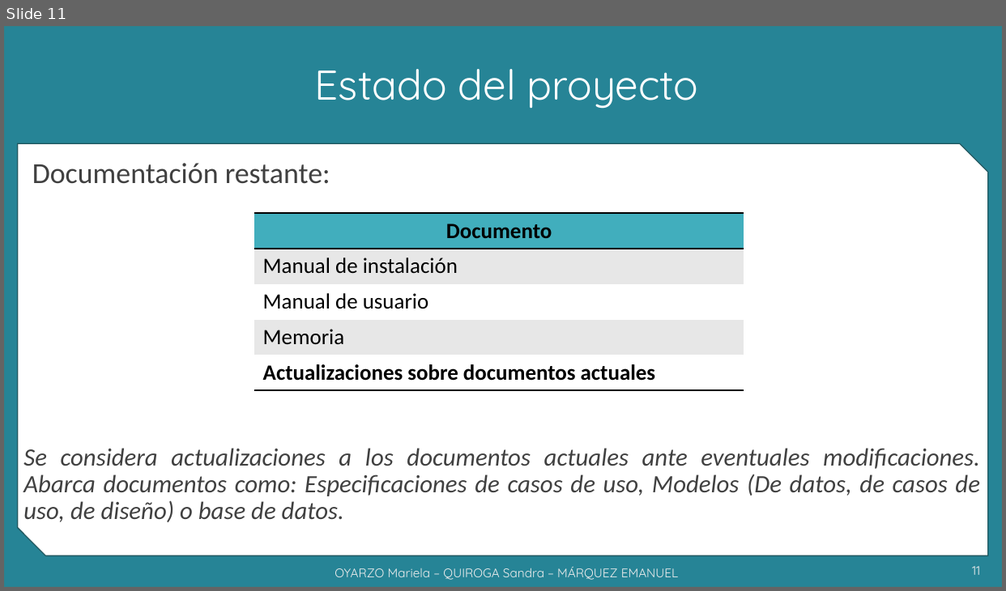
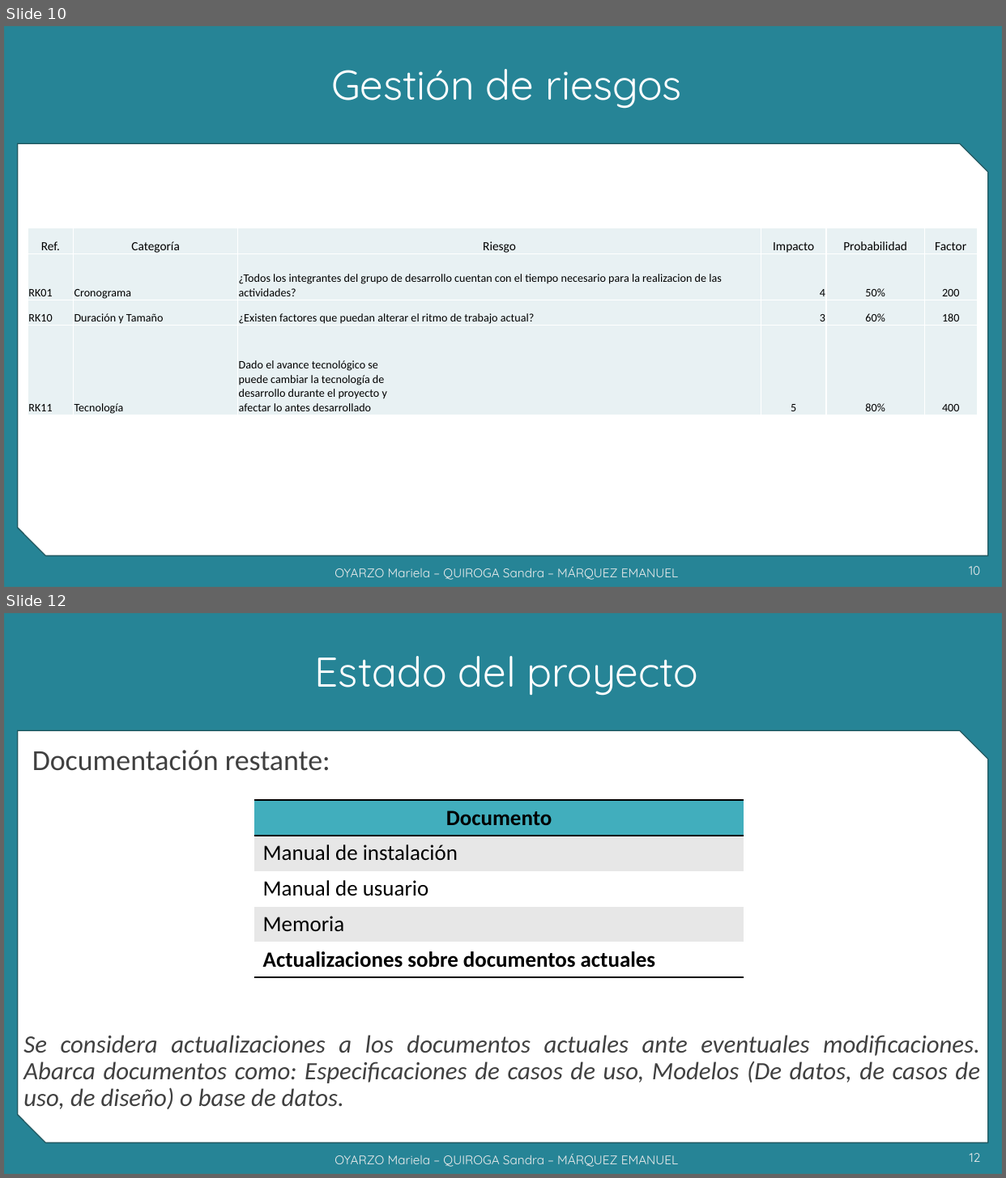
Before and after one commit to grupoyenu/yenu, a slide deck: 08. Presentaciones/Presentación 10 - 21.11.19.pptx. Shown one above the other, each under a label of ours: slide 11 before the commit, slides 10 and 12 after it; the slides between them are not shown. The pictures are 1006x591 and 1006x1178 pixels, drawn with LibreOffice and Linux fonts; fonts in the diff are those of the drawing; background and template pictures are left out. Boxes give left, top, right and bottom in pixels: in the first picture for what was removed or moved away, otherwise in the second. Text is boxed around its words. In the diff, an @@ line names an element or a change of style, - is before the commit and + after.

```diff
--- a/08. Presentaciones/Presentación 10 - 21.11.19.pptx
+++ b/08. Presentaciones/Presentación 10 - 21.11.19.pptx
@@ slide 10 added at (4,26,1002,587), background #F2F2F2; not listed: 2 template elements that a slide beside it also shows @@
@@ title added at (331,69,682,109), 40 pt, text #FFFFFF @@
+Gestión de riesgos
@@ table added at (28,228,978,417), 4 rows, 6 columns @@
+Ref. | Categoría | Riesgo | Impacto | Probabilidad | Factor
+RK01 | Cronograma | ¿Todos los integrantes del grupo de desarrollo cuentan con el tiempo necesario para la realizacion de las actividades? | 4 | 50% | 200
+RK10 | Duración y Tamaño | ¿Existen factores que puedan alterar el ritmo de trabajo actual? | 3 | 60% | 180
+RK11 | Tecnología | Dado el avance tecnológico se puede cambiar la tecnología de desarrollo durante el proyecto y afectar lo antes desarrollado | 5 | 80% | 400
@@ text added at (334,567,679,580), 12 pt, text gradient #9E9E9E to #EDEDED to #FFFFFF @@
+OYARZO Mariela – QUIROGA Sandra – MÁRQUEZ EMANUEL
@@ page number added at (969,566,980,575), 12 pt, text gradient #9E9E9E to #EDEDED to #FFFFFF @@
+10
@@ what was slide 11 is now slide 12 @@
@@ page number at (970,1153,981,1162): text changed @@
-11
+12
```
Also in this commit, not shown: 3 slides changed.
